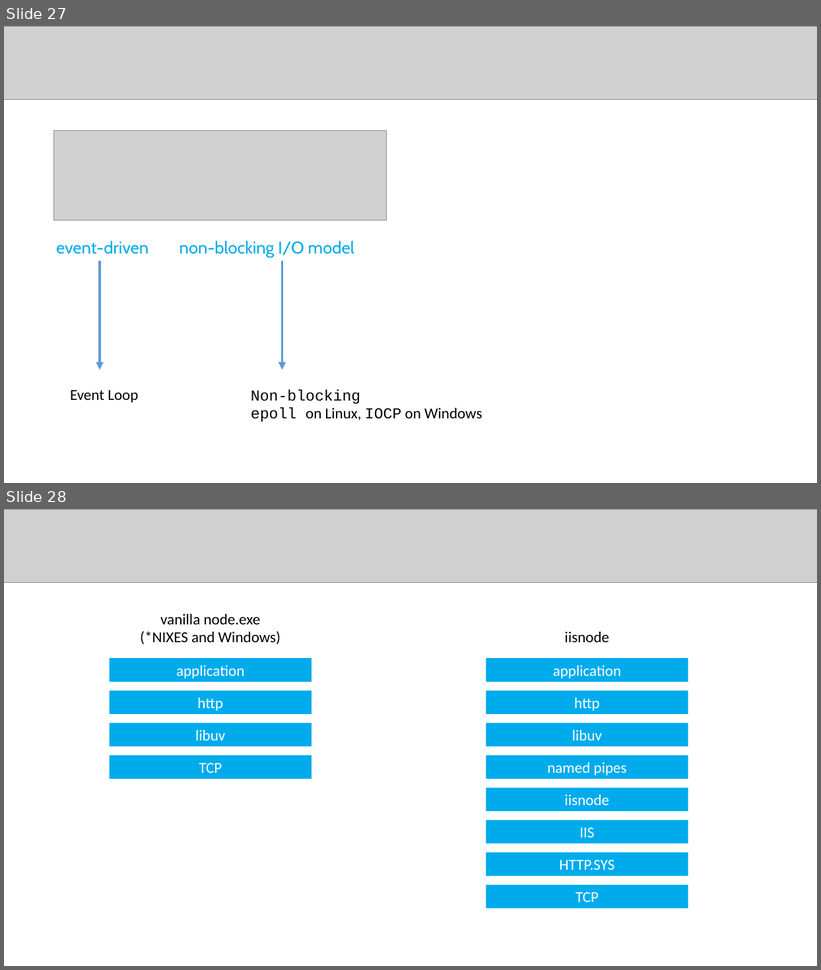
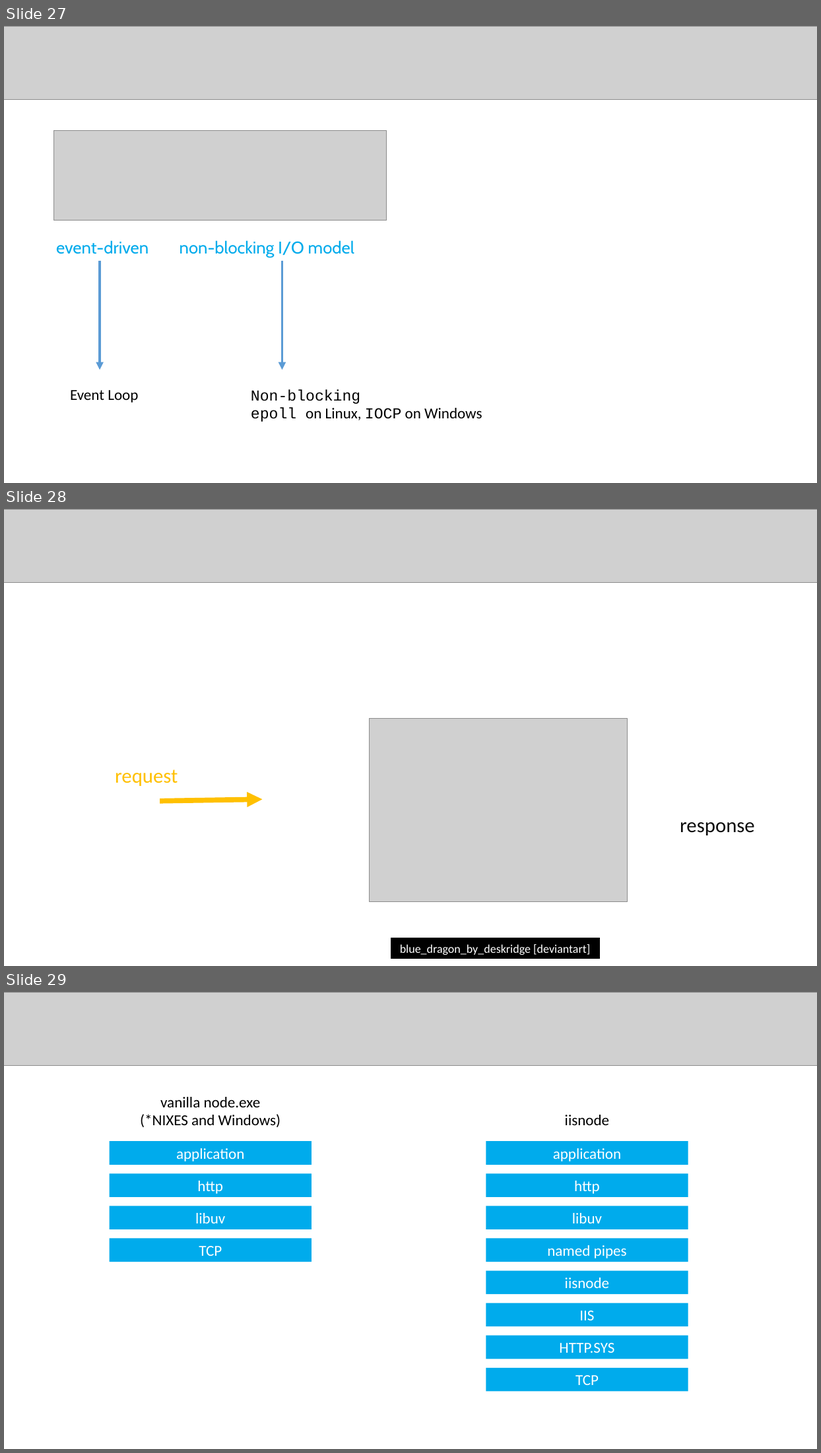
Before and after one commit to badescuga/NodeJsDemo, a slide deck: slidedeck/slides.pptx. Shown one above the other, each under a label of ours: slides 27 and 28 before the commit, slides 27, 28 and 29 after it. The pictures are 821x970 and 821x1453 pixels, drawn with LibreOffice and Linux fonts; fonts in the diff are those of the drawing; grey boxes stand for pictures; background and template pictures are left out. Boxes give left, top, right and bottom in pixels: in the first picture for what was removed or moved away, otherwise in the second. Text is boxed around its words. In the diff, an @@ line names an element or a change of style, - is before the commit and + after.

Commit message:
added dragon [slides]

```diff
--- a/slidedeck/slides.pptx
+++ b/slidedeck/slides.pptx
@@ slide 28 added at (x1=4, y1=509, x2=817, y2=966), background picture (left out) @@
@@ picture added at (x1=4, y1=509, x2=817, y2=583) @@
@@ picture added at (x1=370, y1=718, x2=628, y2=902) @@
@@ text added at (x1=115, y1=770, x2=178, y2=786), 24 pt, text #FFC000 @@
+request
@@ arrow added from (160, 801) to (263, 799), #FFC000 6 pt @@
@@ arrow added from (599, 803) to (702, 801), #FFFFFF 6 pt @@
@@ text added at (x1=680, y1=823, x2=755, y2=836), 24 pt, text #0D0D0D @@
+response
@@ rectangle added at (x1=391, y1=939, x2=600, y2=959), fill #000000, outline #000000 1 pt, 14 pt, text #FFFFFF @@
+blue_dragon_by_deskridge [deviantart]
@@ what was slide 28 is now slide 29 @@
```
